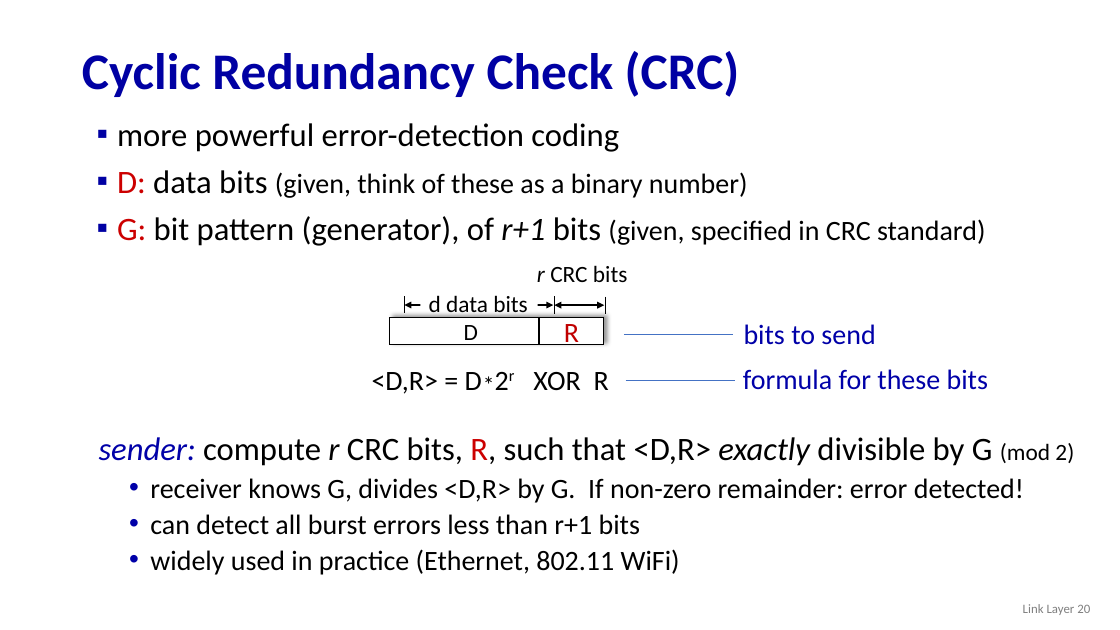
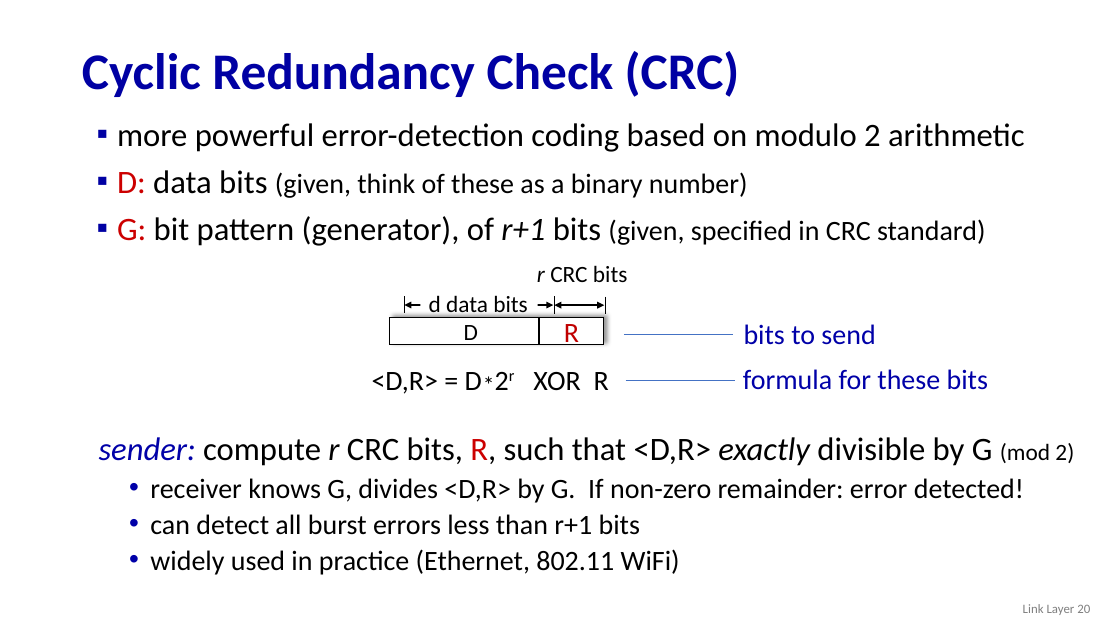
Before and after one commit to guhofstra/CSC175, a slide deck: slide 20 of PPTs/6.1 6.2 Introduction Error-Detection and -Correction Techniques.pptx. Drawn at 1120x630 pixels with LibreOffice and Linux fonts; fonts in the diff are those of the drawing. Boxes give left, top, right and bottom in pixels: in the first picture for what was removed or moved away, otherwise in the second. Text is boxed around its words. In the diff, an @@ line names an element or a change of style, - is before the commit and + after.

```diff
--- a/PPTs/6.1 6.2 Introduction Error-Detection and -Correction Techniques.pptx
+++ b/PPTs/6.1 6.2 Introduction Error-Detection and -Correction Techniques.pptx
@@ text at (117,123,1025,152): text changed @@
-▪ more powerful error-detection coding
+▪ more powerful error-detection coding based on modulo 2 arithmetic
```
Also in this commit, not shown: 2 other files.
